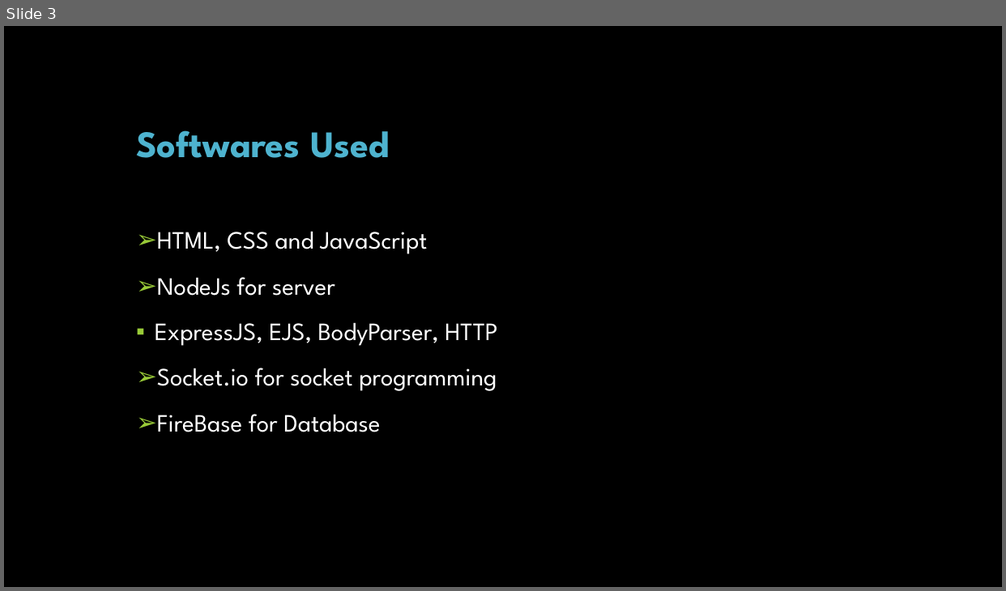
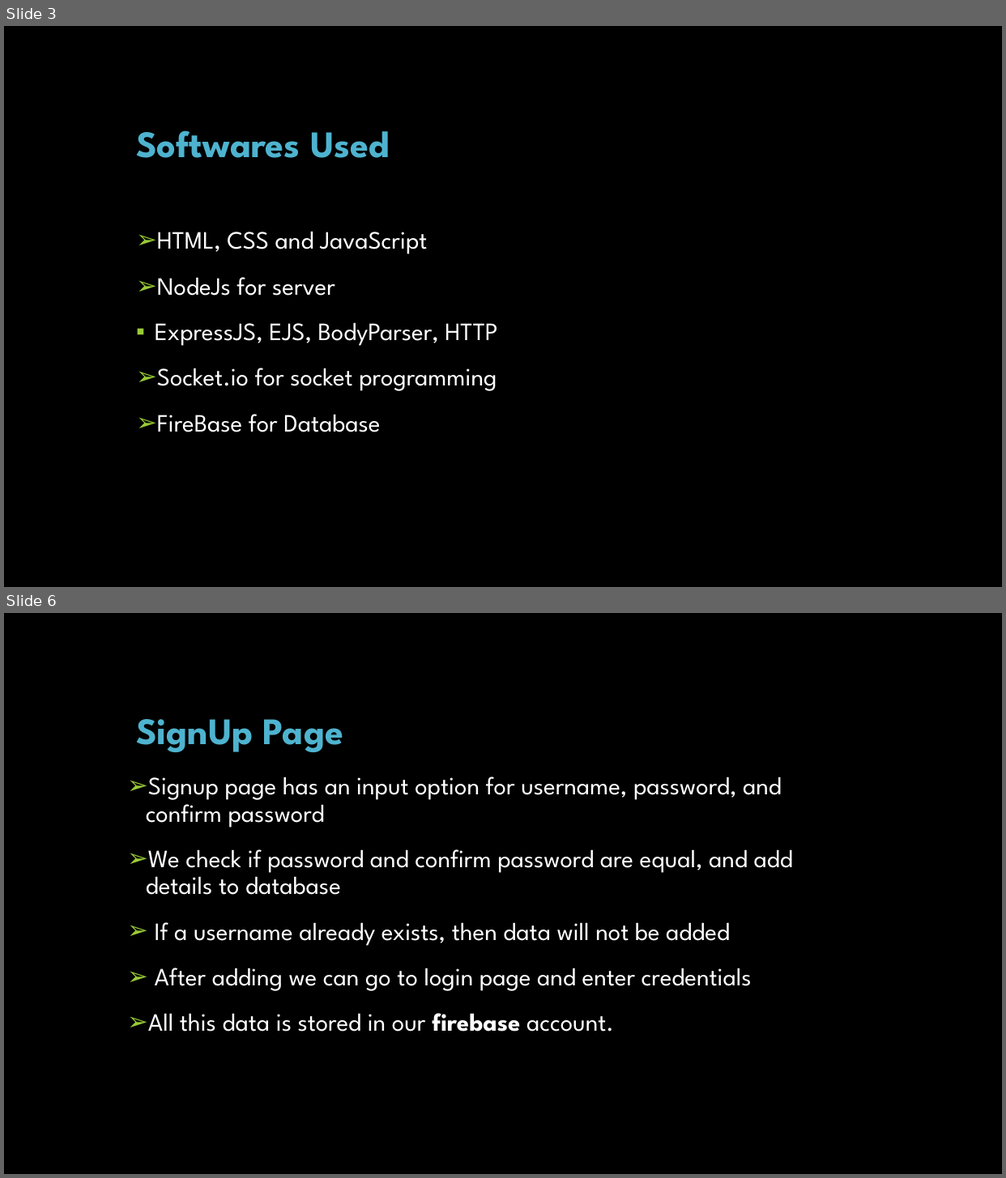
Before and after one commit to KusalG05/Theen-Titans, a slide deck: Theen-Titans.pptm. Shown one above the other, each under a label of ours: slide 3 before the commit, slides 3 and 6 after it; the slides between them are not shown. The pictures are 1006x591 and 1006x1178 pixels, drawn with LibreOffice and Linux fonts; fonts in the diff are those of the drawing; background and template pictures are left out. Boxes give left, top, right and bottom in pixels: in the first picture for what was removed or moved away, otherwise in the second. Text is boxed around its words. In the diff, an @@ line names an element or a change of style, - is before the commit and + after.

```diff
--- a/Theen-Titans.pptm
+++ b/Theen-Titans.pptm
@@ slide 6 added at (x1=4, y1=613, x2=1002, y2=1174), background picture (left out) @@
@@ title added at (x1=136, y1=719, x2=343, y2=752), 36 pt, text #4EB3CF, bold @@
+SignUp Page
@@ text added at (x1=146, y1=777, x2=793, y2=1032), 24 pt, text #FFFFFF @@
+➢ Signup page has an input option for username, password, and confirm password
+➢ We check if password and confirm password are equal, and add details to database
+➢ If a username already exists, then data will not be added
+➢ After adding we can go to login page and enter credentials
+➢ All this data is stored in our firebase account.
```
Also in this commit, not shown: 1 slide changed, 5 other slides added, 1 slide removed, 4 other files.
